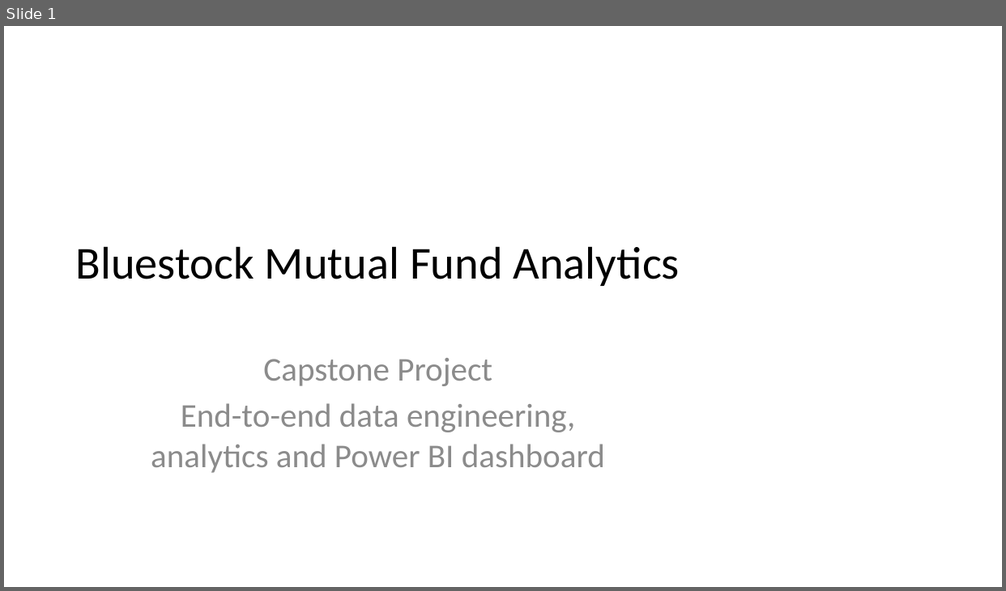
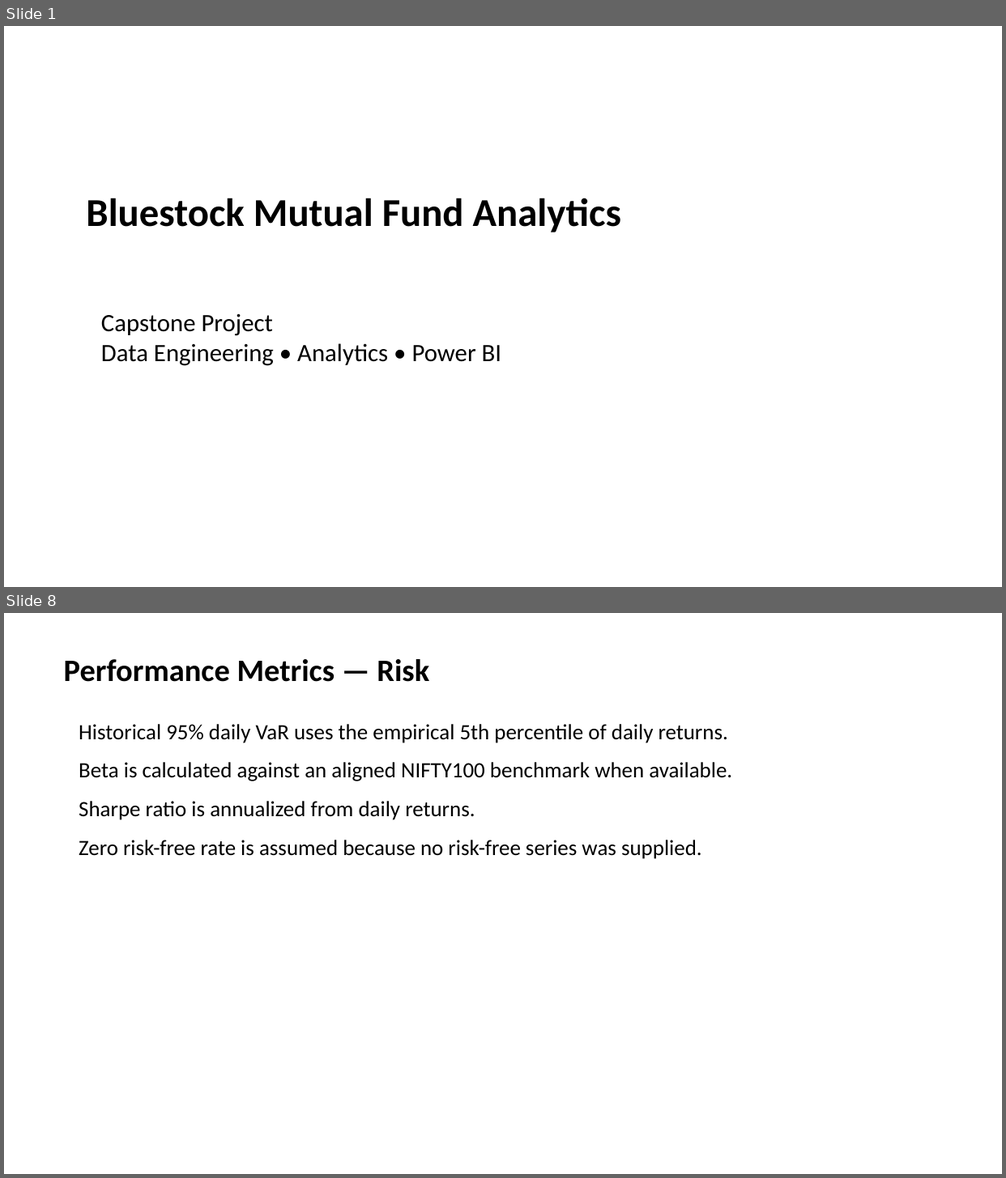
Before and after one commit to farhandev-20/mutual-fund-analytics, a slide deck: reports/Presentation.pptx. Shown one above the other, each under a label of ours: slide 1 before the commit, slides 1 and 8 after it; the slides between them are not shown. The pictures are 1006x591 and 1006x1178 pixels, drawn with LibreOffice and Linux fonts; fonts in the diff are those of the drawing. Boxes give left, top, right and bottom in pixels: in the first picture for what was removed or moved away, otherwise in the second. Text is boxed around its words. In the diff, an @@ line names an element or a change of style, - is before the commit and + after.

Commit message:
Final: Complete Bluestock MF Capstone

```diff
--- a/reports/Presentation.pptx
+++ b/reports/Presentation.pptx
@@ slide 8 added at [4, 613, 1002, 1174], background #FFFFFF @@
@@ text added at [64, 659, 429, 682], 30 pt, text #000000, bold @@
+Performance Metrics — Risk
@@ text added at [79, 724, 732, 859], 21 pt, text #000000 @@
+Historical 95% daily VaR uses the empirical 5th percentile of daily returns.
+Beta is calculated against an aligned NIFTY100 benchmark when available.
+Sharpe ratio is annualized from daily returns.
+Zero risk-free rate is assumed because no risk-free series was supplied.
@@ slide 1 changed as well @@
@@ text "Bluestock Mutual Fund Analytics": place and size @@
-text "Bluestock Mutual Fund Analytics" at [76, 246, 680, 286]
+text "Bluestock Mutual Fund Analytics" at [86, 198, 621, 233]
@@ text "Bluestock Mutual Fund Analytics" at [86, 198, 621, 233]: size 44 to 38 pt, bold on; alignment centre to left; vertical alignment middle to top @@
@@ text at [101, 314, 501, 366]: text changed; size 32 to 24 pt; text colour #8C8C8C to #000000 @@
-Capstone Project
-End-to-end data engineering, analytics and Power BI dashboard
+Capstone Project
+Data Engineering • Analytics • Power BI
```
Also in this commit, not shown: 10 other slides added, 9 slides removed, 17 other files.
